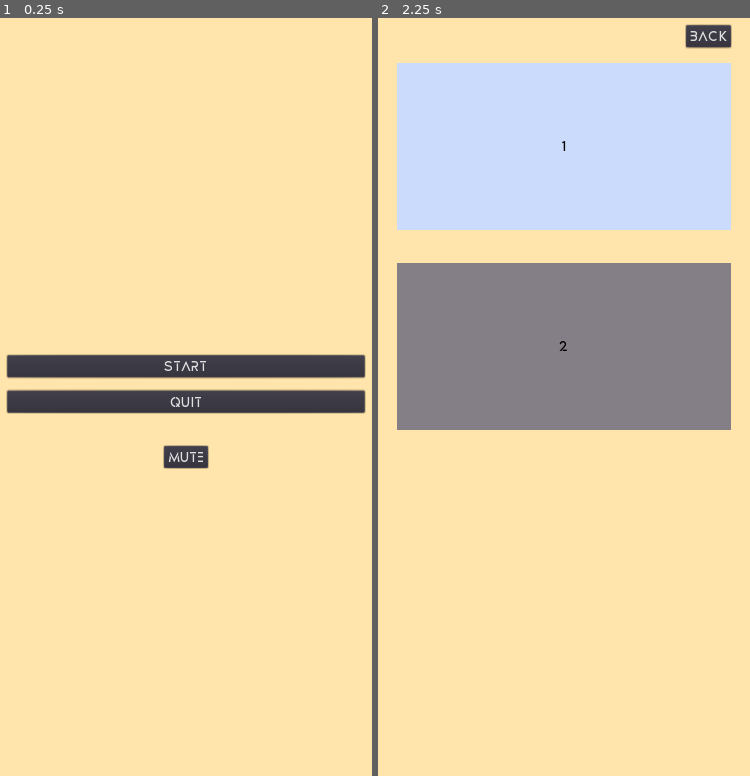
Above: before the commit, frames 1-2 (left to right).
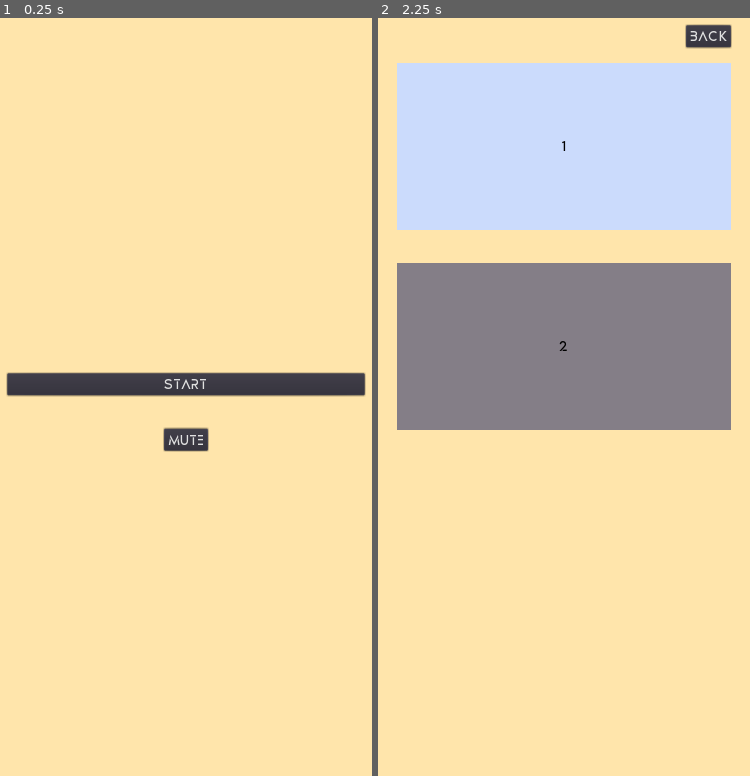
Above: after the commit, the same moments.

Repository: sisipun/SleepyCity
Game: Godot game, scene res://Game/Menu/MainMenu/MainMenu.tscn
Same seed, same stepped clock (60 frames per second), same inputs: the game is played once before the commit and once after it.
Inputs:
- Up to frame 1 (0.25 s): no input
- Up to frame 2 (2.25 s): click "Start" at 0.5 s; click "Back" at 1.25 s; click "Start" at 2 s

The runs differ from the first frame. In frame 1, 7.4% of the frame differs, in the area x 1-99%, y 44-60%; in frame 2, nothing differs.

Commit message:
remove quit button

Diff:
--- a/Game/Menu/MainMenu/MainMenu.gd
+++ b/Game/Menu/MainMenu/MainMenu.gd
@@ -3,7 +3,3 @@
 
 func _on_start_pressed() -> void:
 	get_tree().change_scene("res://Game/Menu/ChoosePack/ChoosePack.tscn")
-
-
-func _on_quit_pressed() -> void:
-	get_tree().quit()
--- a/Game/Menu/MainMenu/MainMenu.tscn
+++ b/Game/Menu/MainMenu/MainMenu.tscn
@@ -45,21 +45,15 @@
 }
 
 [node name="StartButton" type="Button" parent="MenuMargin/Buttons"]
-margin_top = 515.0
+margin_top = 542.0
 margin_right = 536.0
-margin_bottom = 548.0
+margin_bottom = 575.0
 text = "Start"
 
-[node name="QuitButton" type="Button" parent="MenuMargin/Buttons"]
-margin_top = 568.0
+[node name="FooterButtonsMargin" type="MarginContainer" parent="MenuMargin/Buttons"]
+margin_top = 595.0
 margin_right = 536.0
-margin_bottom = 601.0
-text = "Quit"
-
-[node name="FooterButtonsMargin" type="MarginContainer" parent="MenuMargin/Buttons"]
-margin_top = 621.0
-margin_right = 536.0
-margin_bottom = 684.0
+margin_bottom = 658.0
 custom_constants/margin_top = 30
 
 [node name="FooterButtons" type="HBoxContainer" parent="MenuMargin/Buttons/FooterButtonsMargin"]
@@ -75,5 +69,4 @@
 text = "Mute"
 script = ExtResource( 3 )
 [connection signal="pressed" from="MenuMargin/Buttons/StartButton" to="." method="_on_start_pressed"]
-[connection signal="pressed" from="MenuMargin/Buttons/QuitButton" to="." method="_on_quit_pressed"]
 [connection signal="pressed" from="MenuMargin/Buttons/FooterButtonsMargin/FooterButtons/SoundButton" to="MenuMargin/Buttons/FooterButtonsMargin/FooterButtons/SoundButton" method="_on_pressed"]
Not shown, added: Assets/Common/icon1024.png.import
Not shown, added: Assets/Common/icon120.png.import
Not shown, added: Assets/Common/icon76.png.import
